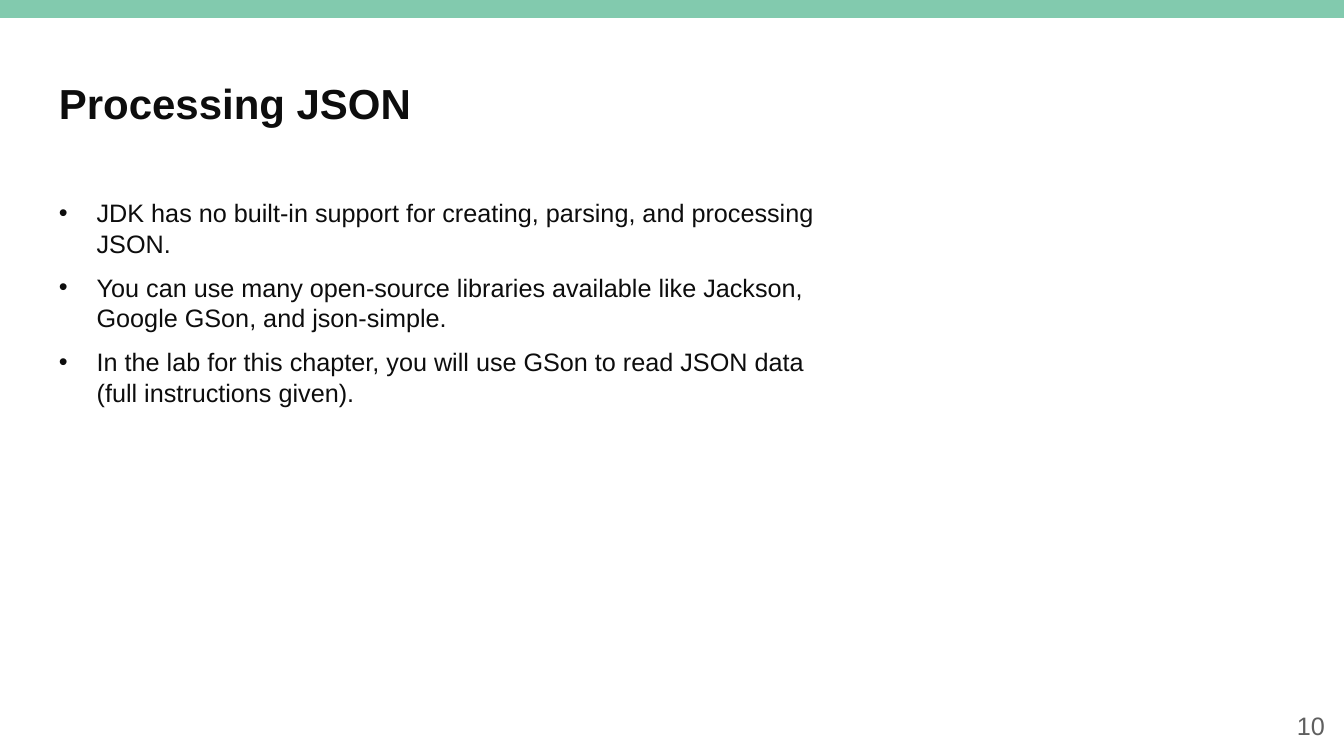
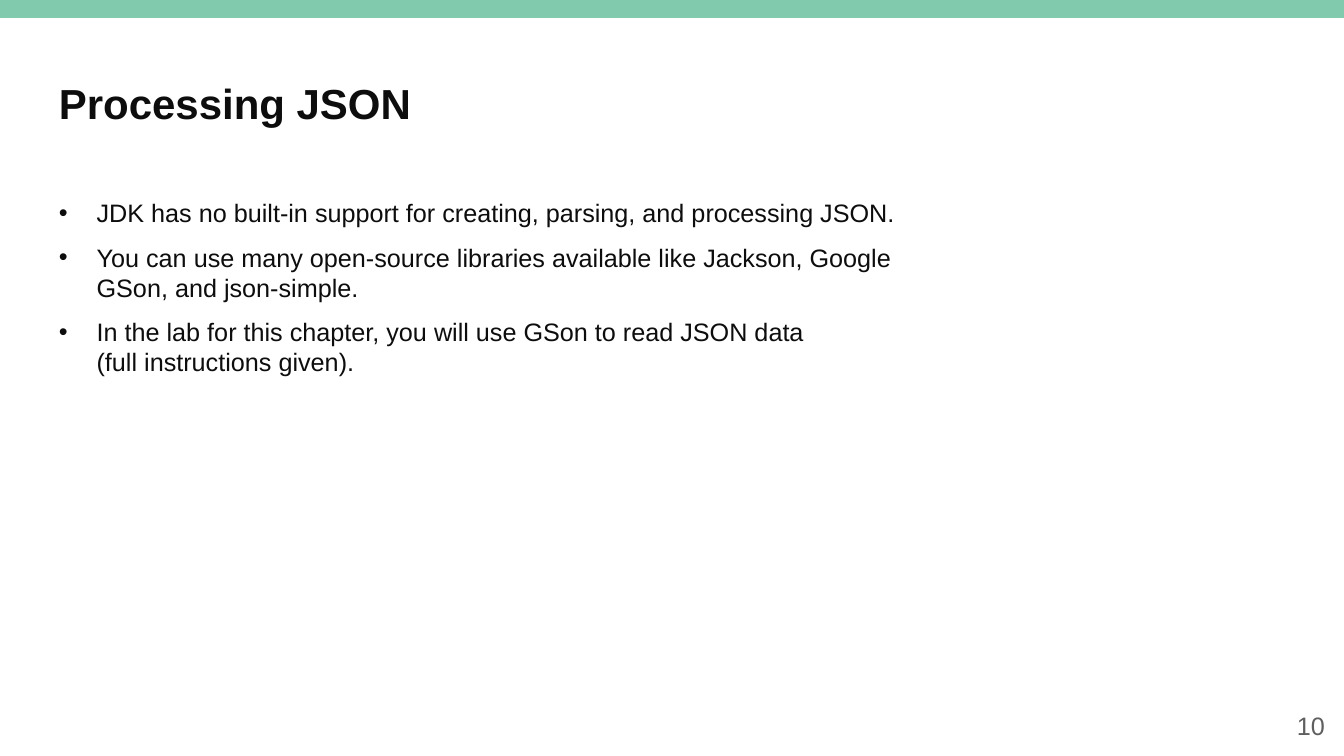
Before and after one commit to mikebaradaran/mod1, a slide deck: slide 10 of 12-Accessing files.pptx. Drawn at 1344x756 pixels with LibreOffice and Linux fonts; fonts in the diff are those of the drawing; background and template pictures are left out. Boxes give left, top, right and bottom in pixels: in the first picture for what was removed or moved away, otherwise in the second. Text is boxed around its words. In the diff, an @@ line names an element or a change of style, - is before the commit and + after.

```diff
--- a/12-Accessing files.pptx
+++ b/12-Accessing files.pptx
@@ text "JDK has no built-in support ..." rewrapped from bbox=[97, 203, 814, 407] to bbox=[97, 203, 894, 377] @@
```
Also in this commit, not shown: 2 other slides changed, 22 other files.
